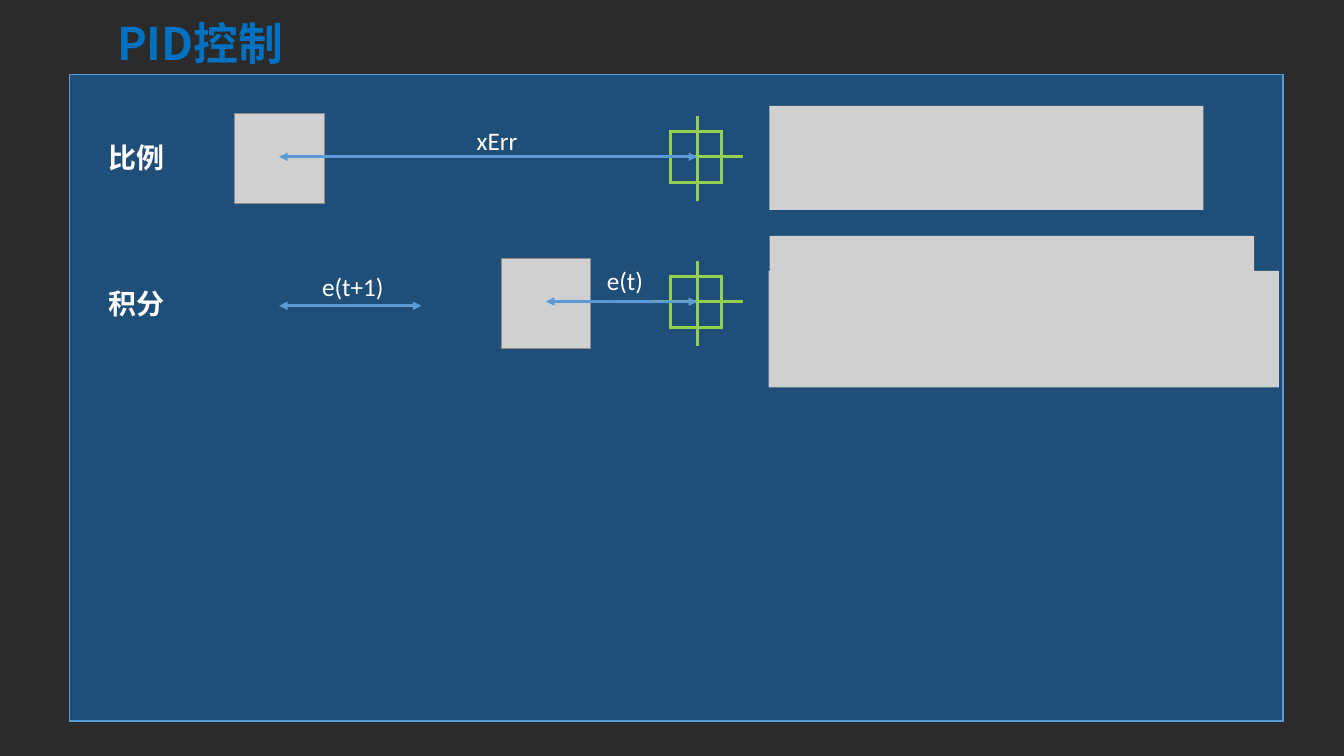
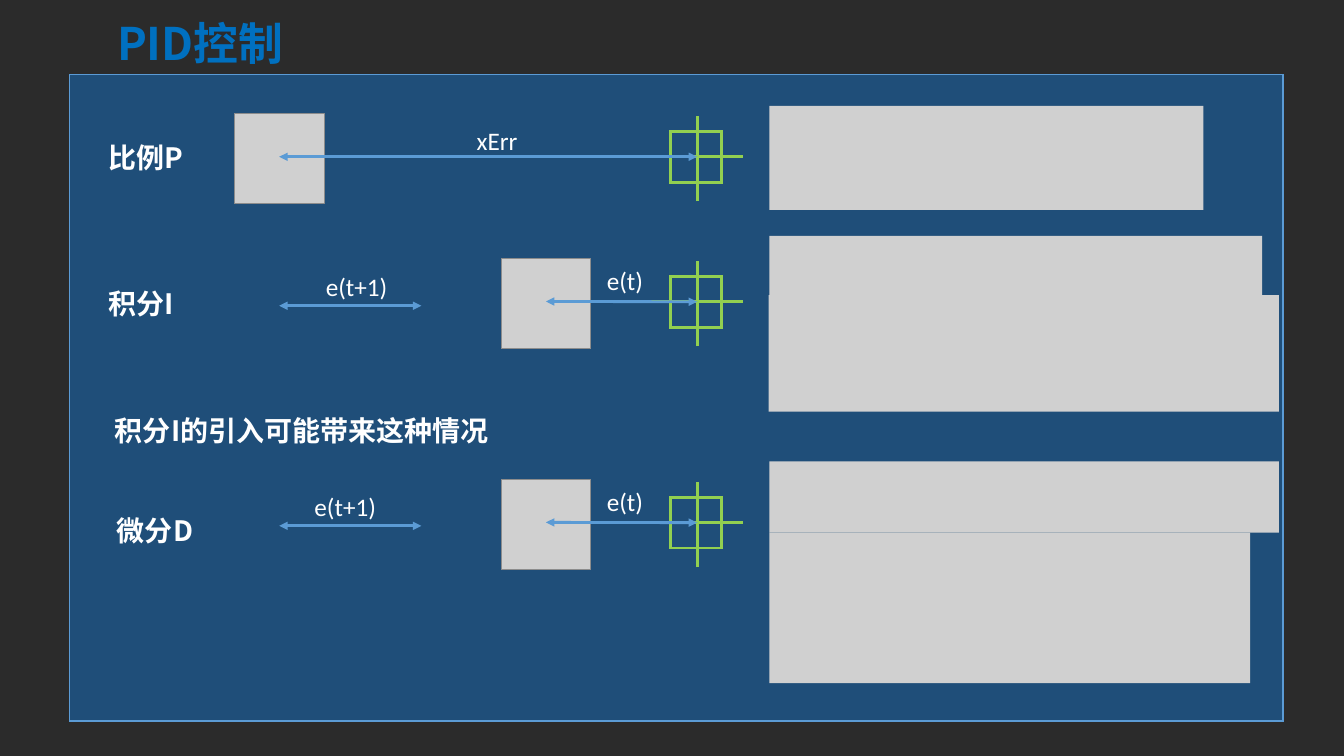
Before and after one commit to oy-tj/RMEPCourseDemo, a slide deck: slide 7 of 07 云台控制/07 自动瞄准-云台控制.pptx (slide 6 before the commit). Drawn at 1344x756 pixels with LibreOffice and Linux fonts; fonts in the diff are those of the drawing; grey boxes stand for pictures; background and template pictures are left out; a plain dark background stands for a picture behind light text. Boxes give left, top, right and bottom in pixels: in the first picture for what was removed or moved away, otherwise in the second. Text is boxed around its words. In the diff, an @@ line names an element or a change of style, - is before the commit and + after.

Commit message:
07 ppt-PID

```diff
--- a/07 云台控制/07 自动瞄准-云台控制.pptx
+++ b/07 云台控制/07 自动瞄准-云台控制.pptx
@@ text at (108,144,183,171): text changed @@
-比例
+比例P
@@ picture: place and size @@
-picture at (769,236,1254,276)
+picture at (769,236,1262,308)
@@ text "e(t+1)": place and size @@
-text "e(t+1)" at (322,278,383,300)
+text "e(t+1)" at (326,277,387,300)
@@ text at (108,290,173,317): text changed @@
-积分
+积分I
@@ picture: place and size @@
-picture at (769,271,1279,388)
+picture at (769,295,1279,412)
@@ text added at (115,417,489,444), 20 pt, text #CCE8CF, bold @@
+积分I的引入可能带来这种情况
@@ picture added at (769,462,1278,533) @@
@@ text added at (314,497,375,520), 18 pt, text #CCE8CF @@
+e(t+1)
@@ picture added at (501,480,591,570) @@
@@ text added at (607,492,643,515), 18 pt, text #CCE8CF @@
+e(t)
@@ rectangle added at (670,497,722,548), outline #92D050 2 pt @@
@@ line added from (698, 568) to (698, 482), #92D050 2 pt @@
@@ text added at (117,517,193,544), 20 pt, text #CCE8CF, bold @@
+微分D
@@ double arrow added from (279, 526) to (421, 526), #5B9BD5 2 pt @@
@@ double arrow added from (546, 522) to (698, 523), #5B9BD5 2 pt @@
@@ line added from (649, 523) to (743, 523), #92D050 2 pt @@
@@ picture added at (769,532,1250,683) @@
```
Also in this commit, not shown: 1 other slide changed.
